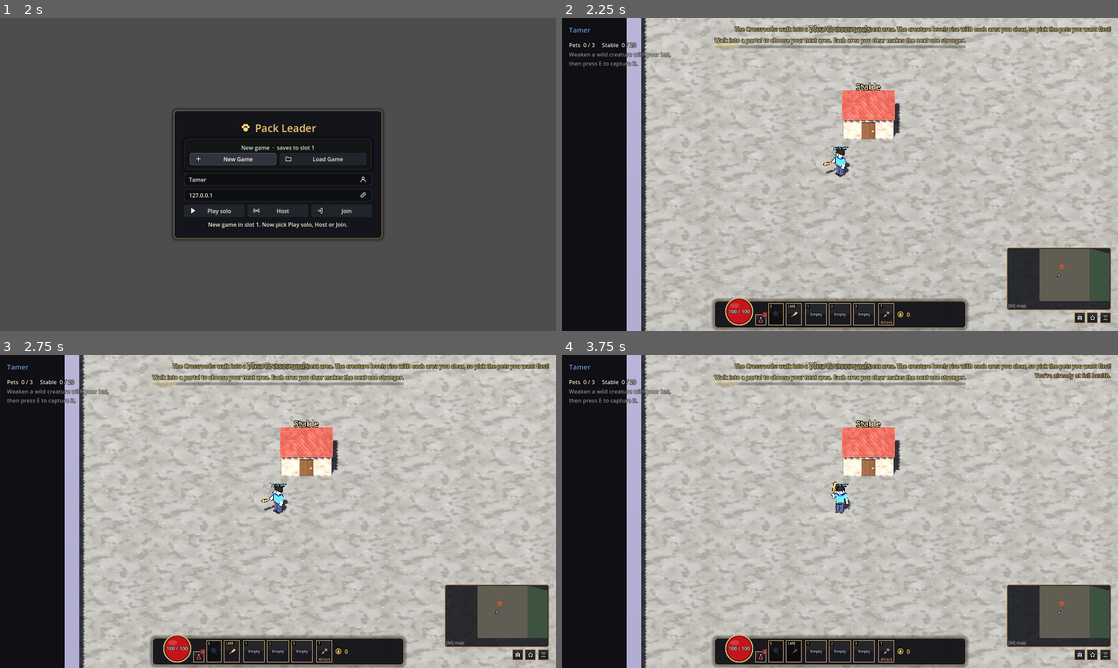
Above: before the commit, frames 1-4 (two rows, left to right).
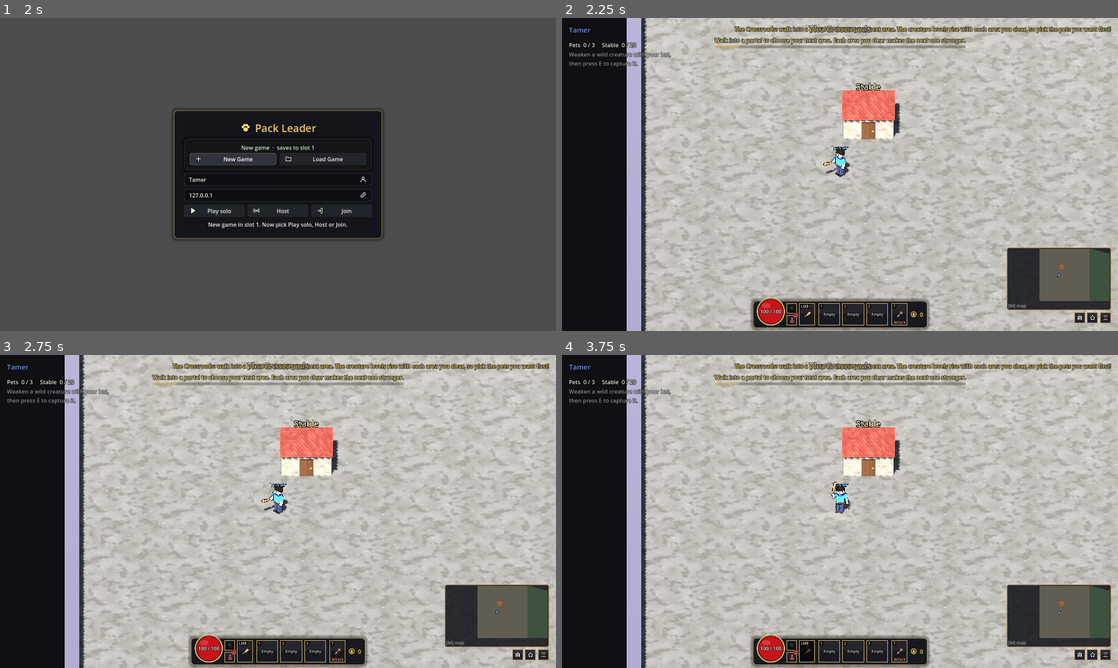
Above: after the commit, the same moments.

Repository: stealer999-design/Pack-Leader
Game: Godot game, scene res://scenes/main.tscn
Same seed, same stepped clock (60 frames per second), same inputs: the game is played once before the commit and once after it.
Inputs (mouse positions are in pixels of both pictures, inside the frame that each line leads up to):
- Up to frame 1 (2 s): click "New Game" at 0.5 s; click "New Game" at 1.25 s
- Up to frame 2 (2.25 s): click "Play solo" at 2 s
- Up to frame 3 (2.75 s): no input
- Up to frame 4 (3.75 s): tap E (capture) at 2.75, 3.5 s; drag from (762, 655) to (895, 442) at 2.77 s; drag from (773, 652) to (812, 574) at 3.52 s

Frame 1 is identical in both runs. In frame 2, 2.4% of the frame differs, in the area x 26-74%, y 89-100%; in frame 3, 2.4%; in frame 4, 2.7%, in the area x 26-99%, y 5-100%.

Commit message:
Stack capture above potion and fit the action bar to its contents
Co-Authored-By: Claude Opus 5.5 <noreply@anthropic.com>
Claude-Session: https://claude.ai/code/session_01SHXn7uzAhXhqkDiK48VPSa

Diff:
--- a/scripts/action_bar.gd
+++ b/scripts/action_bar.gd
@@ -1,11 +1,12 @@
 class_name ActionBar
 extends PanelContainer
 ## The action bar along the bottom of the screen, ARPG style:
-##   left:   your health orb with a tiny Potion button (Q), Capture (E) and
-##           your bat (LMB)
-##   middle: your three pets (1 2 3): portrait, level, health and experience,
+##   left:   your health orb, tiny Capture (E) and Potion (Q) buttons stacked
+##           beside it, and your bat (LMB)
+##   then:   your three pets (1 2 3): portrait, level, health and experience,
 ##           and their ability's cooldown
-##   right:  Pet stance (T) and your coins
+##   last:   Pet stance (T) and your coins
+## The bar is only as wide as what's on it.
 ## Every box can be clicked as well as using its key; hovering one explains it.
 ## Inventory (I), Skills (K) and the Menu (Esc) are tiny buttons in `menu_row`,
 ## which the HUD places just under the mini map.
@@ -14,7 +15,7 @@
 const TINY_SLOT := Vector2(32, 32)
 const PET_SLOT := Vector2(63, 63)
 const ORB_SIZE := 80.0
-const SIDE_WIDTH := 240.0  ## Both sides the same width, so the pets sit in the middle.
+const STACKED_SLOT := Vector2(30, 30)  ## Capture and potion, one above the other.
 
 var hud: HUD
 var player: Player
@@ -48,17 +49,18 @@
 
 	# Left: health, potion, capture, bat (right-aligned, towards the pets).
 	var left := HBoxContainer.new()
-	left.custom_minimum_size.x = SIDE_WIDTH
-	left.alignment = BoxContainer.ALIGNMENT_END
 	left.add_theme_constant_override("separation", 6)
 	row.add_child(left)
 	health_orb = HealthOrb.new(ORB_SIZE, PET_SLOT.y)
 	left.add_child(health_orb)
-	potion_slot = _tiny(left, "potion", "Potion (Q): heals 50% of your health. You get a fresh pair every level; buy more at the lemonade stand.")
-	potion_slot.size_flags_vertical = Control.SIZE_SHRINK_END
+	var stack := VBoxContainer.new()
+	stack.add_theme_constant_override("separation", 3)
+	stack.alignment = BoxContainer.ALIGNMENT_CENTER
+	left.add_child(stack)
+	capture_slot = _tiny(stack, "net", "", STACKED_SLOT)
+	potion_slot = _tiny(stack, "potion", "Potion (Q): heals 50% of your health. You get a fresh pair every level; buy more at the lemonade stand.", STACKED_SLOT)
 	potion_slot.icon_tint = Color(1.0, 0.45, 0.5)
 	potion_slot.pressed.connect(func() -> void: player.use_potion())
-	capture_slot = _slot(left, "E", "net", "")
 	capture_slot.icon_tint = Color(0.6, 0.9, 1.0)
 	capture_slot.pressed.connect(func() -> void: player.try_capture())
 	bat_slot = _slot(left, "LMB", "bat", "")
@@ -85,8 +87,6 @@
 
 	# Right: stance, inventory, skills, menu (left-aligned, from the pets).
 	var right := HBoxContainer.new()
-	right.custom_minimum_size.x = SIDE_WIDTH
-	right.alignment = BoxContainer.ALIGNMENT_BEGIN
 	right.add_theme_constant_override("separation", 6)
 	row.add_child(right)
 	stance_slot = _slot(right, "T", "sword", "")
@@ -146,8 +146,8 @@
 
 
 ## A tiny button: just the icon (the key is in its tooltip) and a small badge.
-func _tiny(parent: Control, icon_name: String, tip: String) -> ActionSlot:
-	var slot := ActionSlot.new(TINY_SLOT)
+func _tiny(parent: Control, icon_name: String, tip: String, slot_size := TINY_SLOT) -> ActionSlot:
+	var slot := ActionSlot.new(slot_size)
 	slot.icon = UiIcons.texture(icon_name, 32)
 	slot.icon_scale = 0.72
 	slot.badge_size = 11
